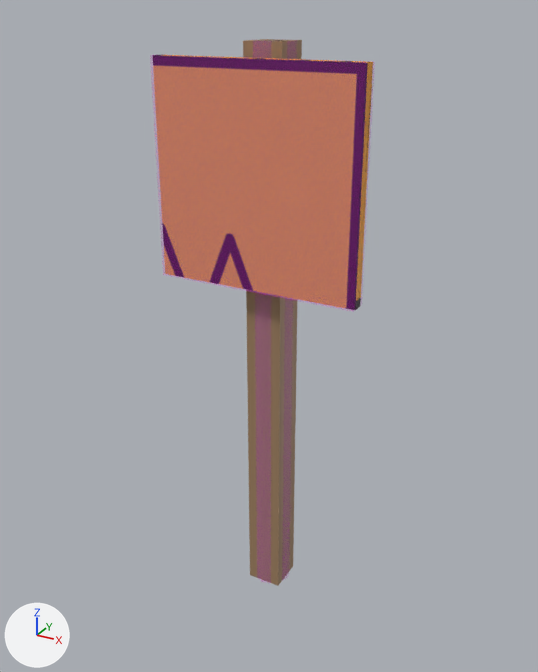
Two versions of the COLLADA model beamng-props/course-signs/export/dae/arrow_triple_left.dae, one commit apart.
One viewpoint serves both versions: a 50 mm camera at (0.886, -1.629, 1.617) aimed at (-0.005, -0.009, 0.807). Every picture has the same lights, and +X, +Y and +Z are marked at lower left. The picture after the commit comes second. Where no turn or scale is listed for an object, it has been applied to the vertices.

Objects in the first picture: 'Colmesh_post-1', 'Colmesh_sign-1', 'post', 'sign'.
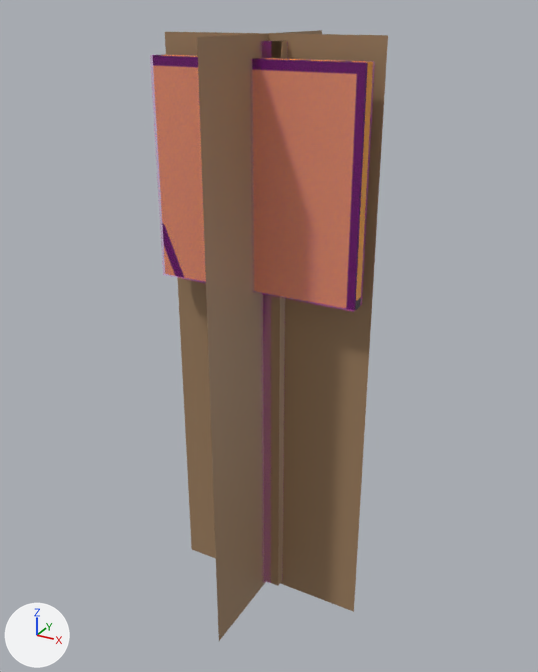
The newer file is also turned or shifted as a whole; pictures and numbers use the older file's frame.

Pixel boxes (x1, y1, x2, y2) of what changed, in the pictures (538 x 672 px):
```json
{"object": "arrow_triple_left_a50", "change": "added", "after": [165, 30, 388, 641], "on screen": "brown"}
{"object": "post", "change": "deleted", "before": [243, 39, 302, 586], "on screen": "brown"}
{"object": "arrow_triple_left_a800", "change": "now drawn", "after": [162, 41, 373, 586], "faces in mat_wood_107 (brown #a08161)": [271, 41, 287, 586], "faces in mat_sign_107 (picture img_arrow_triple_left_png)": [162, 55, 373, 310]}
{"object": "sign", "change": "deleted", "before": [160, 55, 373, 309]}
```

Scene script edits in JSON lines:
```json
{"op": "add", "block": "me_arrow_triple_left_a800", "code": ["me_arrow_triple_left_a800 = bpy.data.meshes.new('arrow_triple_left_a800')", "me_arrow_triple_left_a800.from_pydata(...)  # a box spanning x -0.05..0.05, y -0.05..0.05, z 0.0..1.55, material slot 0; a box spanning x -0.28..0.28, y -0.09..-0.06, z 0.96..1.52, material slot 1", "me_arrow_triple_left_a800.materials.append(mat_wood_107)  # brown #a08161", "me_arrow_triple_left_a800.materials.append(mat_sign_107)  # picture img_arrow_triple_left_png"]}
{"op": "add", "block": "me_arrow_triple_left_a50", "code": ["me_arrow_triple_left_a50 = bpy.data.meshes.new('arrow_triple_left_a50')", "me_arrow_triple_left_a50.from_pydata([(-0.29, 0.0, -0.02), (0.29, 0.0, -0.02), (0.29, 0.0, 1.57), (-0.29, 0.0, 1.57), (0.0, -0.29, -0.02), (0.0, 0.29, -0.02), (0.0, 0.29, 1.57), (0.0, -0.29, 1.57)], [], [(1, 3, 0), (5, 7, 4), (1, 2, 3), (5, 6, 7)])", "me_arrow_triple_left_a50.materials.append(mat_wood_107)  # brown #a08161"]}
{"op": "set", "path": "ob_arrow_triple_left_a800", "old": "bpy.data.objects.new('arrow_triple_left_a800', None)", "new": "bpy.data.objects.new('arrow_triple_left_a800', me_arrow_triple_left_a800)"}
{"op": "remove", "block": "ob_post", "code": ["ob_post = bpy.data.objects.new('post', me_cube)", "ob_post.location = (0.0, 0.0, 0.775)"]}
{"op": "remove", "block": "ob_sign", "code": ["ob_sign = bpy.data.objects.new('sign', me_cube_001)", "ob_sign.location = (0.0, -0.08, 1.24)"]}
{"op": "add", "block": "ob_arrow_triple_left_a50", "code": ["ob_arrow_triple_left_a50 = bpy.data.objects.new('arrow_triple_left_a50', me_arrow_triple_left_a50)", "ob_arrow_triple_left_a50.location = (0.0, -0.022, 0.0)"]}
```
